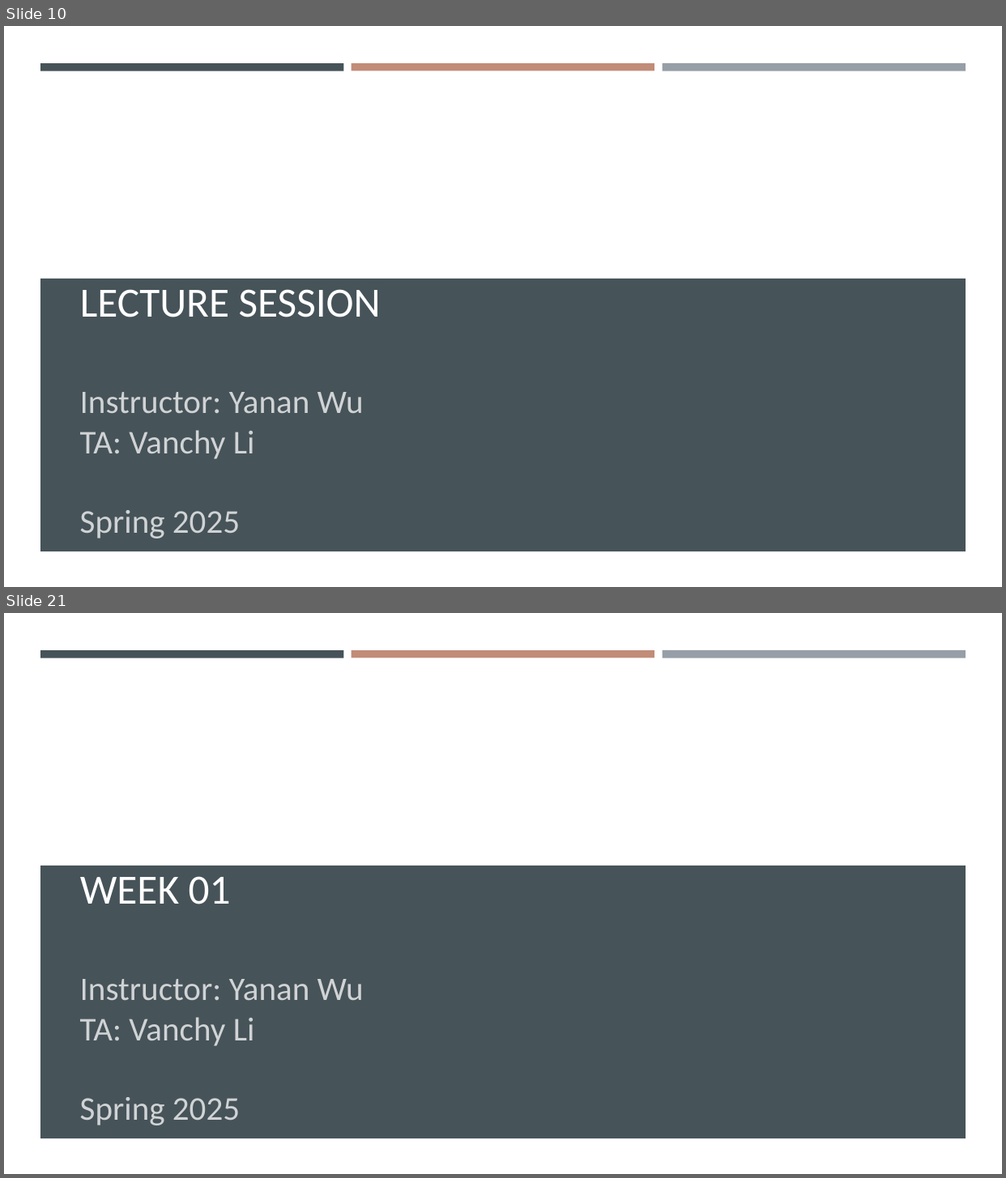
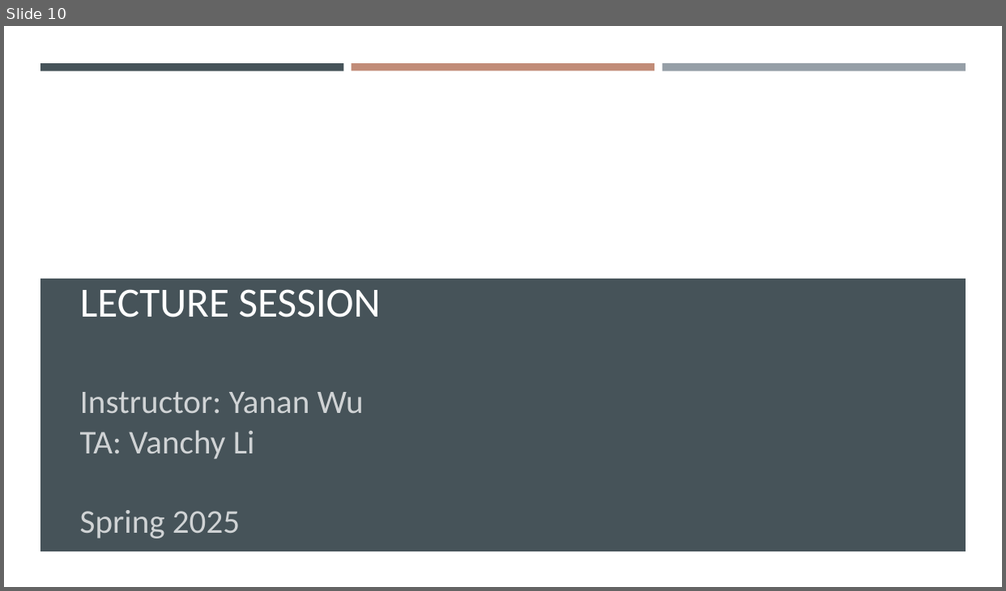
Before and after one commit to gisynw/ssj-376, a slide deck: docs/Lectures/Week01/Week01_Intro_Course.pptx. Shown one above the other, each under a label of ours: slides 10 and 21 before the commit, slide 10 after it; the slides between them are not shown. The pictures are 1006x1178 and 1006x591 pixels, drawn with LibreOffice and Linux fonts; fonts in the diff are those of the drawing; background and template pictures are left out. Boxes give left, top, right and bottom in pixels: in the first picture for what was removed or moved away, otherwise in the second. Text is boxed around its words. In the diff, an @@ line names an element or a change of style, - is before the commit and + after.

Commit message:
update week01

```diff
--- a/docs/Lectures/Week01/Week01_Intro_Course.pptx
+++ b/docs/Lectures/Week01/Week01_Intro_Course.pptx
@@ slide 21 removed at (x1=4, y1=613, x2=1002, y2=1174), background picture (left out); not listed: 4 template elements that a slide beside it also shows @@
@@ title removed at (x1=80, y1=876, x2=231, y2=905) @@
-WEEK 01
@@ text removed at (x1=80, y1=979, x2=364, y2=1126) @@
-Instructor: Yanan Wu
-TA: Vanchy Li
-Spring 2025
```
Also in this commit, not shown: 9 slides changed, 7 slides added, 6 other slides removed, 5 other files.
